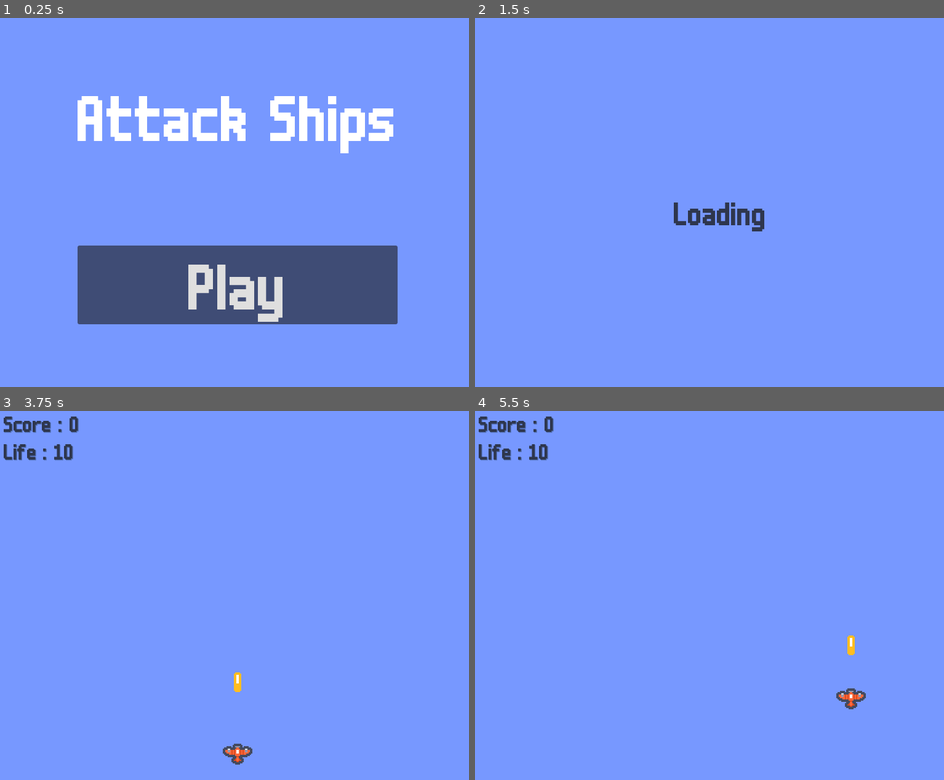
Above: before the commit, frames 1-4 (two rows, left to right).
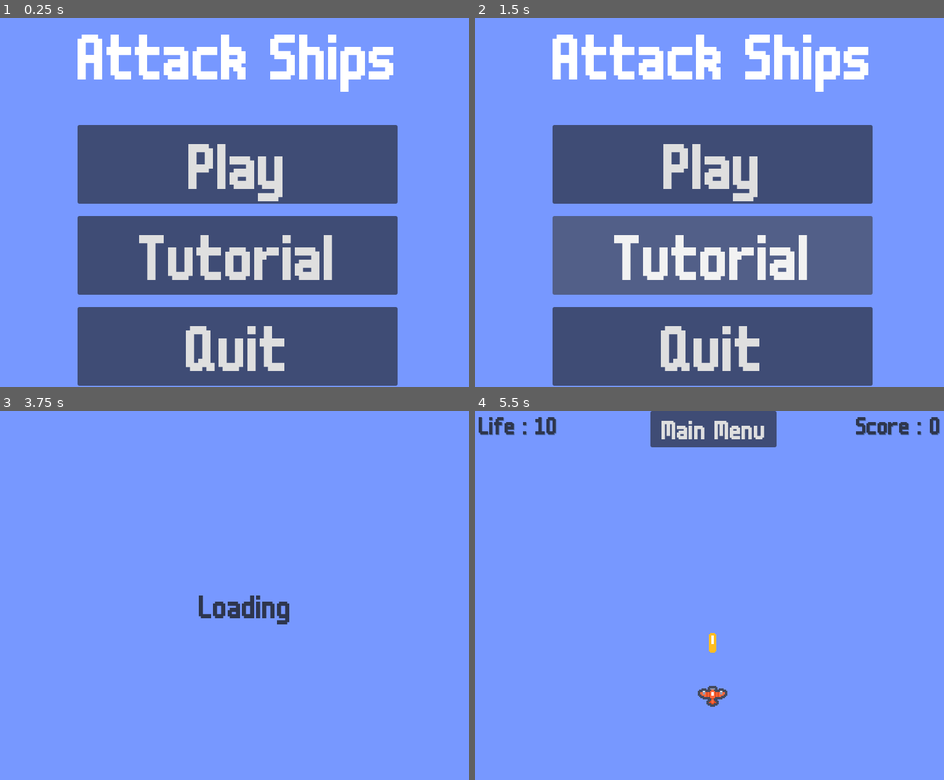
Above: after the commit, the same moments.

Repository: ErickStrigga/AvionesProyecto
Game: Godot game, scene res://Scenes/Menu.tscn
The game is run twice, just before and just after one commit, with the same random seed, the same clock (stepped at 60 frames per second) and the same inputs.
Inputs (mouse positions are in pixels of both pictures, inside the frame that each line leads up to):
- Up to frame 1 (0.25 s): no input
- Up to frame 2 (1.5 s): click (714, 254) at 0.5 s, where only the run after the commit has a clickable "Tutorial"; click (714, 36) at 1.25 s, where only the run after the commit has a clickable "Main Menu"
- Up to frame 3 (3.75 s): click (239, 558) at 2 s, where only the run after the commit has a clickable "Play"; tap Enter at 2.75 s; hold D 2.78-3.53 s; tap Space at 3.02, 3.5 s; hold S from 3.53 s (still down)
- Up to frame 4 (5.5 s): tap Space at 3.77, 5.27 s; tap Enter at 4.25 s; release S at 4.28 s; hold D 4.28-5.03 s; hold W from 5.03 s (still down)

The runs differ from the first frame. In frame 1, 43% of the frame differs, in the area x 16-85%, y 4-100%; in frame 2, 48%; in frame 3, 1.6%; in frame 4, 4.4%.

Commit message:
Agregando tutorial y boton de quit

Diff:
--- a/Scenes/Menu.tscn
+++ b/Scenes/Menu.tscn
@@ -12,33 +12,48 @@
 grow_vertical = 2
 script = ExtResource("1_6pedr")
 
-[node name="Label" type="Label" parent="."]
+[node name="VBoxContainer" type="VBoxContainer" parent="."]
 layout_mode = 2
 offset_left = 140.0
-offset_top = 100.0
 offset_right = 660.0
-offset_bottom = 220.0
+offset_bottom = 384.0
+grow_horizontal = 2
+alignment = 1
+
+[node name="Label" type="Label" parent="VBoxContainer"]
+layout_mode = 2
 theme = ExtResource("1_3kf3n")
 theme_override_font_sizes/font_size = 120
 text = "Attack Ships"
 
-[node name="Button" type="Button" parent="."]
+[node name="MarginContainer" type="MarginContainer" parent="VBoxContainer"]
 layout_mode = 2
-offset_left = 140.0
-offset_top = 370.0
-offset_right = 660.0
-offset_bottom = 498.0
+theme_override_constants/margin_top = 50
+
+[node name="VBoxContainer" type="VBoxContainer" parent="VBoxContainer/MarginContainer"]
+layout_mode = 2
+theme_override_constants/separation = 20
+
+[node name="Button" type="Button" parent="VBoxContainer/MarginContainer/VBoxContainer"]
+layout_mode = 2
+theme = ExtResource("1_3kf3n")
+theme_override_font_sizes/font_size = 120
+text = "Play"
+
+[node name="Button2" type="Button" parent="VBoxContainer/MarginContainer/VBoxContainer"]
+layout_mode = 2
 theme = ExtResource("1_3kf3n")
 theme_override_colors/font_pressed_color = Color(0.180392, 0.211765, 0.301961, 1)
 theme_override_font_sizes/font_size = 120
-text = "Play"
+text = "Tutorial"
 
-[node name="VBoxContainer" type="VBoxContainer" parent="."]
+[node name="Button3" type="Button" parent="VBoxContainer/MarginContainer/VBoxContainer"]
 layout_mode = 2
-offset_left = 140.0
-offset_right = 660.0
-offset_bottom = 252.0
-grow_horizontal = 2
-alignment = 1
+theme = ExtResource("1_3kf3n")
+theme_override_colors/font_pressed_color = Color(0.180392, 0.211765, 0.301961, 1)
+theme_override_font_sizes/font_size = 120
+text = "Quit"
 
-[connection signal="button_down" from="Button" to="." method="_on_button_button_down"]
+[connection signal="button_down" from="VBoxContainer/MarginContainer/VBoxContainer/Button" to="." method="_on_button_button_down"]
+[connection signal="button_down" from="VBoxContainer/MarginContainer/VBoxContainer/Button2" to="." method="_on_button_2_button_down"]
+[connection signal="button_up" from="VBoxContainer/MarginContainer/VBoxContainer/Button3" to="." method="_on_button_3_button_up"]
--- /dev/null
+++ b/Scenes/Tutorial.tscn
@@ -0,0 +1,67 @@
+[gd_scene load_steps=5 format=3 uid="uid://cxyvbwj2th7f2"]
+
+[ext_resource type="Script" uid="uid://c3nt2lxc4s7av" path="res://Scripts/tutorial.gd" id="1_7bloo"]
+[ext_resource type="Theme" uid="uid://cqkgu2o3738wj" path="res://Theme.tres" id="1_wduq8"]
+[ext_resource type="Texture2D" uid="uid://b002fltrbecqm" path="res://Assets/Life_item.png" id="2_uo1fs"]
+[ext_resource type="Texture2D" uid="uid://d208f4qt8vn8d" path="res://Assets/Power_item.png" id="3_7bloo"]
+
+[node name="Tutorial" type="Control"]
+layout_mode = 3
+anchors_preset = 15
+anchor_right = 1.0
+anchor_bottom = 1.0
+grow_horizontal = 2
+grow_vertical = 2
+script = ExtResource("1_7bloo")
+
+[node name="Label" type="Label" parent="."]
+layout_mode = 1
+anchors_preset = 8
+anchor_left = 0.5
+anchor_top = 0.5
+anchor_right = 0.5
+anchor_bottom = 0.5
+offset_left = -354.5
+offset_top = -187.5
+offset_right = 354.5
+offset_bottom = 187.5
+grow_horizontal = 2
+grow_vertical = 2
+theme = ExtResource("1_wduq8")
+theme_override_colors/font_color = Color(0.180392, 0.211765, 0.301961, 1)
+theme_override_font_sizes/font_size = 50
+text = "Controls :
+WASD: Clasic 4-way grid movement
+Space : To unleash bruts
+Esc : To pause or quit the game
+Items:
+     : Gain 5 health or fully heal to 10
+     : Upgrade to unleash double-barrage
+shots, doubling your dammage
+output for 5 seconds"
+
+[node name="Life" type="Sprite2D" parent="."]
+position = Vector2(80, 360)
+scale = Vector2(3, 3)
+texture = ExtResource("2_uo1fs")
+
+[node name="Power" type="Sprite2D" parent="."]
+position = Vector2(80, 415)
+scale = Vector2(3, 3)
+texture = ExtResource("3_7bloo")
+
+[node name="Button" type="Button" parent="."]
+layout_mode = 1
+anchors_preset = 5
+anchor_left = 0.5
+anchor_right = 0.5
+offset_left = -87.0
+offset_right = 90.0
+offset_bottom = 59.0
+grow_horizontal = 2
+theme = ExtResource("1_wduq8")
+theme_override_colors/font_pressed_color = Color(0.180392, 0.211765, 0.301961, 1)
+theme_override_font_sizes/font_size = 50
+text = " Main Menu "
+
+[connection signal="button_up" from="Button" to="." method="_on_button_button_up"]
--- a/Scenes/World.tscn
+++ b/Scenes/World.tscn
@@ -20,34 +20,44 @@
 
 [node name="CanvasLayer" type="CanvasLayer" parent="."]
 
-[node name="MarginContainer" type="MarginContainer" parent="CanvasLayer"]
-offset_right = 107.0
-offset_bottom = 86.0
-theme_override_constants/margin_left = 20
+[node name="Life" type="Label" parent="CanvasLayer"]
+offset_left = 20.0
+offset_right = 102.0
+offset_bottom = 41.0
+size_flags_horizontal = 0
+theme = ExtResource("3_bcbcq")
+theme_override_colors/font_color = Color(0.180392, 0.211765, 0.301961, 1)
+theme_override_colors/font_shadow_color = Color(0.307585, 0.418709, 0.670816, 1)
+theme_override_font_sizes/font_size = 45
+text = "Life : "
 
-[node name="VBoxContainer" type="VBoxContainer" parent="CanvasLayer/MarginContainer"]
-layout_mode = 2
-size_flags_horizontal = 4
-size_flags_vertical = 4
-
-[node name="HBoxContainer" type="VBoxContainer" parent="CanvasLayer/MarginContainer/VBoxContainer"]
-layout_mode = 2
-size_flags_horizontal = 4
+[node name="Score" type="Label" parent="CanvasLayer"]
+anchors_preset = 1
+anchor_left = 1.0
+anchor_right = 1.0
+offset_left = -150.0
+offset_right = -29.0
+offset_bottom = 46.0
+grow_horizontal = 0
+size_flags_horizontal = 8
 theme = ExtResource("3_bcbcq")
-
-[node name="Score" type="Label" parent="CanvasLayer/MarginContainer/VBoxContainer/HBoxContainer"]
-layout_mode = 2
-size_flags_horizontal = 0
 theme_override_colors/font_color = Color(0.179396, 0.211652, 0.302723, 1)
 theme_override_colors/font_shadow_color = Color(0.305882, 0.419608, 0.670588, 1)
+theme_override_font_sizes/font_size = 45
 text = "Score : "
 
-[node name="Life" type="Label" parent="CanvasLayer/MarginContainer/VBoxContainer/HBoxContainer"]
-layout_mode = 2
-size_flags_horizontal = 0
-theme_override_colors/font_color = Color(0.180392, 0.211765, 0.301961, 1)
-theme_override_colors/font_shadow_color = Color(0.307585, 0.418709, 0.670816, 1)
-text = "Life : "
+[node name="Button" type="Button" parent="CanvasLayer"]
+anchors_preset = 5
+anchor_left = 0.5
+anchor_right = 0.5
+offset_left = -87.0
+offset_right = 90.0
+offset_bottom = 59.0
+grow_horizontal = 2
+theme = ExtResource("3_bcbcq")
+theme_override_colors/font_pressed_color = Color(0.180392, 0.211765, 0.301961, 1)
+theme_override_font_sizes/font_size = 50
+text = " Main Menu "
 
 [node name="Pausegame" type="Label" parent="."]
 z_index = 6
@@ -79,3 +89,5 @@
 offset_right = 40.0
 offset_bottom = 40.0
 script = ExtResource("8_bah7m")
+
+[connection signal="button_up" from="CanvasLayer/Button" to="." method="_on_button_button_up"]
--- a/Scripts/Tutorial.gd
+++ b/Scripts/Tutorial.gd
@@ -1,7 +1,5 @@
-extends Label
-var timer = 0
-var onetime = 0
-func _process(delta: float) -> void:
-	timer += delta
-	if timer >= 6 and onetime == 0:
-		onetime = 1		queue_free()
+extends Control
+
+func _on_button_button_up() -> void:
+	var scene = load("res://Scenes/Menu.tscn")
+	get_tree().change_scene_to_packed(scene)
--- a/Scripts/World.gd
+++ b/Scripts/World.gd
@@ -3,5 +3,10 @@
 @export var rand : int
 func _process(delta: float) -> void:
 	rand = randi_range(0,1)
-	$CanvasLayer/MarginContainer/VBoxContainer/HBoxContainer/Life.text = "Life : " + str($Area2D.life)
-	$CanvasLayer/MarginContainer/VBoxContainer/HBoxContainer/Score.text = "Score : " + str(h)
+	$CanvasLayer/Life.text = "Life : " + str($Area2D.life)
+	$CanvasLayer/Score.text = "Score : " + str(h)
+
+
+func _on_button_button_up() -> void:
+	var mm = load("res://Scenes/Menu.tscn")
+	get_tree().change_scene_to_packed(mm)
--- a/Scripts/menu.gd
+++ b/Scripts/menu.gd
@@ -3,3 +3,12 @@
 func _on_button_button_down() -> void:
 	var scene = load("res://Scenes/Vacio.tscn")
 	get_tree().change_scene_to_packed(scene)
+
+
+func _on_button_2_button_down() -> void:
+	var scene2 = load("res://Scenes/Tutorial.tscn")
+	get_tree().change_scene_to_packed(scene2)
+
+
+func _on_button_3_button_up() -> void:
+	get_tree().quit()
